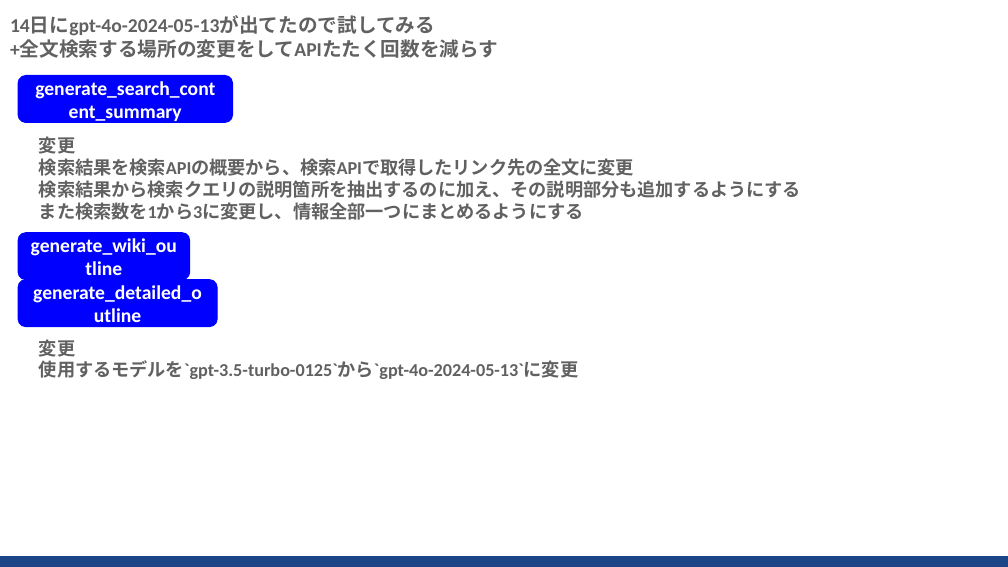
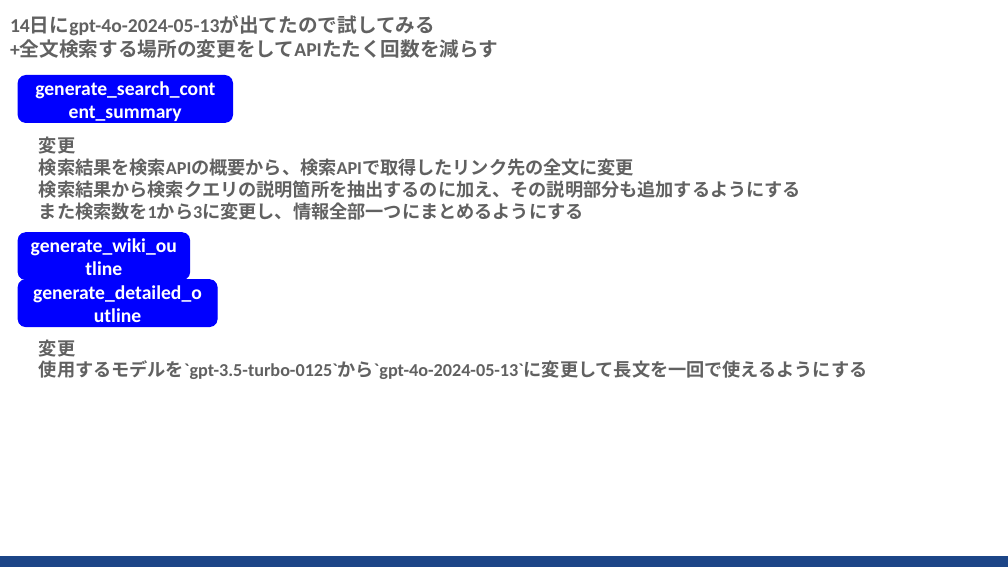
Before and after one commit to sekihan02/WikiLikeSearchLLMAgent, a slide deck: slide 7 of WikiLikeSearchLLMAgent.pptx (slide 8 before the commit). Drawn at 1008x567 pixels with LibreOffice and Linux fonts; fonts in the diff are those of the drawing. Boxes give left, top, right and bottom in pixels: in the first picture for what was removed or moved away, otherwise in the second. Text is boxed around its words. In the diff, an @@ line names an element or a change of style, - is before the commit and + after.

```diff
--- a/WikiLikeSearchLLMAgent.pptx
+++ b/WikiLikeSearchLLMAgent.pptx
@@ text at (39,360,868,379): text changed @@
-使用するモデルを`gpt-3.5-turbo-0125`から`gpt-4o-2024-05-13`に変更
+使用するモデルを`gpt-3.5-turbo-0125`から`gpt-4o-2024-05-13`に変更して長文を一回で使えるようにする
```
Also in this commit, not shown: 2 other slides changed, 4 slides added, 1 slide removed, 5 other files.
